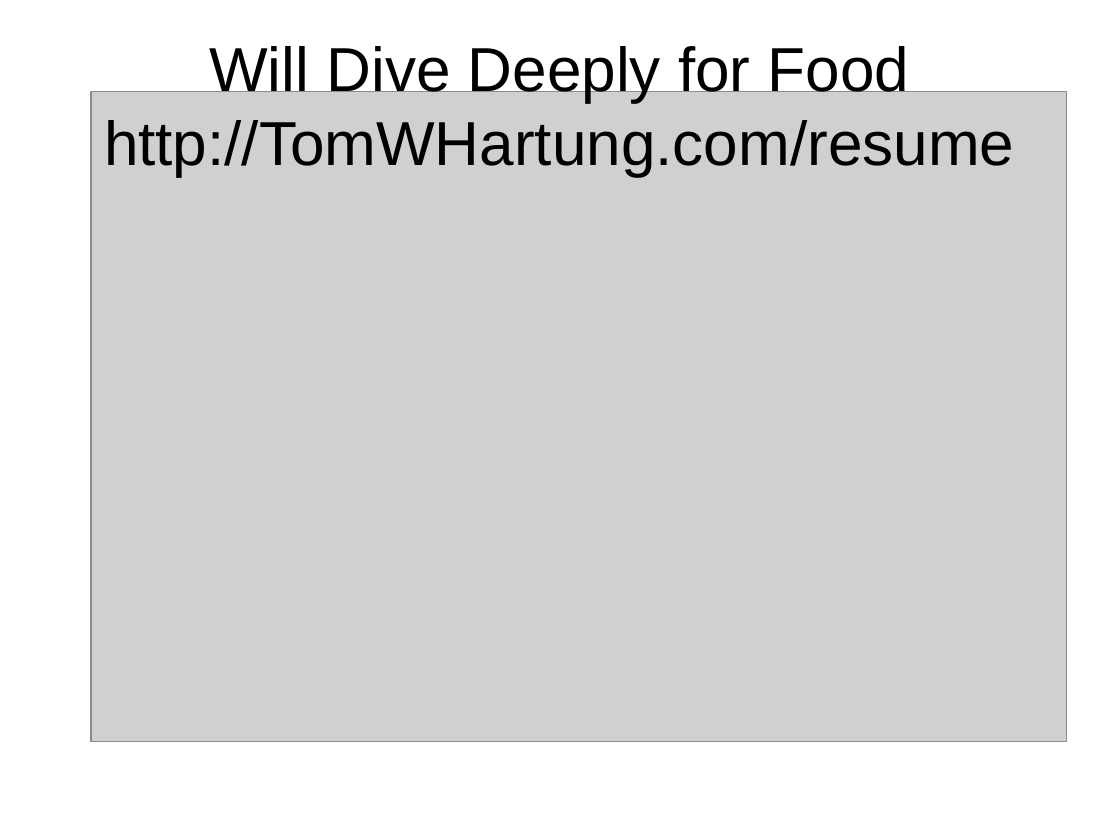
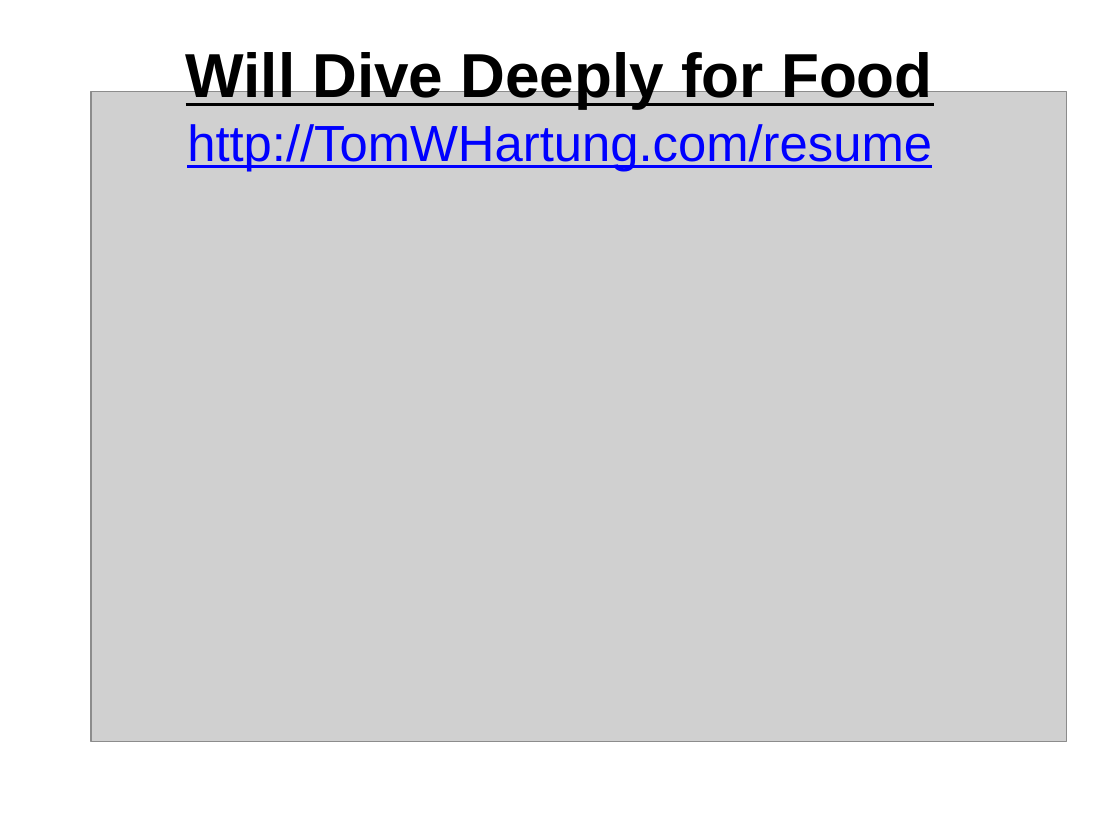
Before and after one commit to tomwhartung/jmws_accoutrements, a slide deck: slide 3 of presentations/2016_04-AWD_in_PHP_CMSes/AWD_in_PHP_CMSes-slides.odp. Drawn at 1120x840 pixels with LibreOffice and Linux fonts; fonts in the diff are those of the drawing; grey boxes stand for pictures. Boxes give left, top, right and bottom in pixels: in the first picture for what was removed or moved away, otherwise in the second. Text is boxed around its words. In the diff, an @@ line names an element or a change of style, - is before the commit and + after.

```diff
--- a/presentations/2016_04-AWD_in_PHP_CMSes/AWD_in_PHP_CMSes-slides.odp
+++ b/presentations/2016_04-AWD_in_PHP_CMSes/AWD_in_PHP_CMSes-slides.odp
@@ title "Will Dive Deeply for Food ..." at (186,48,932,171): size 44 to 36 pt, text colour #000000 to #0000FF in "http://TomWHartung.com/resume"; bold on in "Will Dive Deeply for Food"; underline on @@
```
Also in this commit, not shown: 2 other slides changed, 1 slide added, 1 slide removed.
